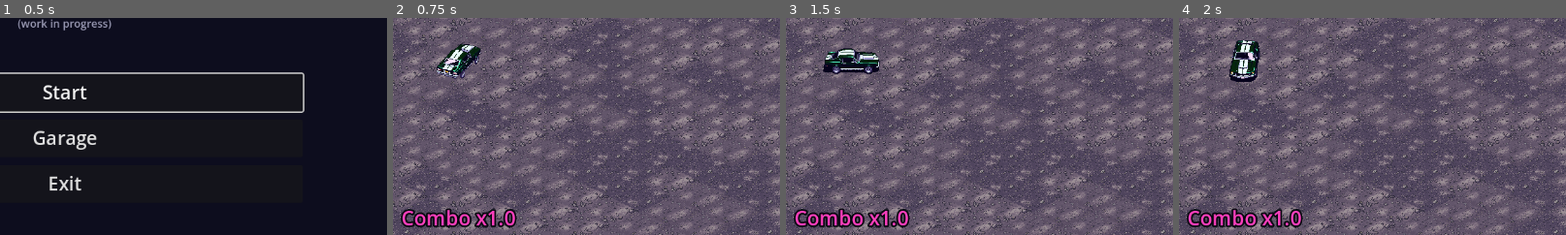
Above: before the commit, frames 1-4 (left to right).
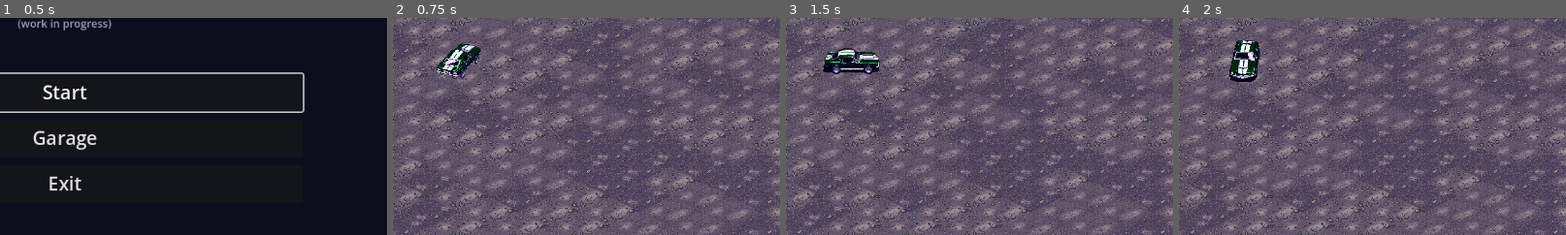
Above: after the commit, the same moments.

Repository: akyrat/solid-carbide-game
Game: Godot game, scene res://scenes/game/game.tscn
Two runs of this game, one before a commit and one after it. Both use one fixed random seed, a clock stepped at 60 frames per second and the inputs below.
Inputs (mouse positions are % of the whole screen's width and height, from its top left):
- Up to frame 1 (0.5 s): no input
- Up to frame 2 (0.75 s): click "Start" at 0.5 s
- Up to frame 3 (1.5 s): tap Enter at 1.25 s; move the mouse to (72, 45) at 1.27 s; hold D (car_steer_right) from 1.28 s (still down); tap Tab (toggle_tuning_panel) at 1.35 s; click (72, 45) at 1.42 s
- Up to frame 4 (2 s): keep holding D (car_steer_right)
The pictures show only the part of the screen within x 42-91%, y 40-90%; the shares and areas given below are measured in that part.

Frame 1 is identical in both runs. In frame 2, 1.8% of the frame differs, in the area x 2-33%, y 87-97%; in frame 3, 1.8%; in frame 4, 1.8%.

Commit message:
T-116: hide the HUD combo counter at no combo
Co-Authored-By: Claude Opus 5.5 <noreply@anthropic.com>

Diff:
--- a/game/scripts/hud/hud.gd
+++ b/game/scripts/hud/hud.gd
@@ -3,7 +3,8 @@
 ## The run's HUD (tasks T-090, T-049 and T-113): the timer at the top centre,
 ## the car's health bar upright at the top left under "Car Health", the coins
 ## at the top right, and the likes bar lying across the bottom centre with the
-## likes row (heart, "Likes", "Hype Lv") and the combo counter above it. The HUD only shows values: the run
+## likes row (heart, "Likes", "Hype Lv") and the combo counter above it
+## (hidden at no combo, T-116). The HUD only shows values: the run
 ## state owns them (`time_left_changed`, `health_changed`, `xp_changed`,
 ## `coins_changed`). The texts are from T-048.
 
@@ -49,7 +50,8 @@
 var coins_label: Label
 var coins_value_label: Label
 var heart: Control
-## The combo counter (T-083), centred above the likes row.
+## The combo counter (T-083), centred above the likes row. Hidden at no
+## combo (T-116): see show_combo().
 var combo_label: Label
 ## The top-left area: "Car Health" and the health bar (T-113).
 var left_column: Control
@@ -58,10 +60,13 @@
 ## The heart and "Likes", at the left end of the row above the likes bar.
 var likes_row: HBoxContainer
 var _state: RunState
+## The combo's numbers (combo.json): its start value is "no combo" (T-116).
+var _combo_data: ComboData
 
 
 func _ready() -> void:
 	layer = 10
+	_combo_data = ComboData.new()
 	_build_timer()
 	_build_left()
 	_build_bottom()
@@ -136,6 +141,8 @@
 	combo_label.add_theme_font_size_override("font_size", COMBO_FONT_SIZE)
 	combo_label.add_theme_color_override("font_color", COMBO_COLOR)
 	combo_label.add_theme_constant_override("outline_size", 10)
+	# A run starts with no combo: hidden until a trick raises it (T-116).
+	combo_label.visible = false
 	bottom_area.add_child(combo_label)
 	_layout_bottom()
 	for c: Control in [bottom_area, likes_row, level_label, combo_label]:
@@ -275,3 +282,13 @@
 
 func _on_combo_changed(multiplier: float) -> void:
 	combo_label.text = combo_text(multiplier)
+	combo_label.visible = show_combo(multiplier)
+
+
+## Whether the combo counter shows at this multiplier (T-116): only above "no
+## combo", combo.json's start_multiplier. Compared at the two decimals the
+## counter shows, so a combo that would read "x1.0" stays hidden. Hiding it
+## moves nothing else: every HUD element has its own fixed place.
+func show_combo(multiplier: float) -> bool:
+	var no_combo := _combo_data.start_multiplier() if _combo_data != null else 1.0
+	return snappedf(multiplier, 0.01) > snappedf(no_combo, 0.01)
--- /dev/null
+++ b/game/tests/fixtures/hud_no_combo_from_menu_demo.gd
@@ -0,0 +1,16 @@
+extends Node
+## Screenshot fixture for the HUD with no combo (task T-116): a run started
+## from the main menu with some damage, likes and coins but no trick, so the
+## combo is at "no combo" and its counter is hidden.
+
+
+func _ready() -> void:
+	var game: Node = preload("res://scenes/game/game.tscn").instantiate()
+	add_child(game)
+	game.menu.start_button.pressed.emit()
+	await get_tree().process_frame
+	await get_tree().process_frame
+	var state: RunState = game.run.state
+	state.damage_car(state.max_health * 0.3)
+	state.add_xp(state.xp_needed() * 1.4)
+	state.add_coins(37)
--- /dev/null
+++ b/game/tests/fixtures/hud_no_combo_from_menu_demo.tscn
@@ -0,0 +1,6 @@
+[gd_scene load_steps=2 format=3]
+
+[ext_resource type="Script" path="res://tests/fixtures/hud_no_combo_from_menu_demo.gd" id="1_demo"]
+
+[node name="HudNoComboFromMenuDemo" type="Node"]
+script = ExtResource("1_demo")
--- /dev/null
+++ b/game/tests/unit/hud/test_hud_combo_hidden.gd
@@ -0,0 +1,144 @@
+extends GutTest
+## Task T-116: the combo counter is hidden at "no combo" (combo.json's
+## start_multiplier), shows as soon as a trick raises the multiplier, hides
+## again once the combo has drained back, and hiding it moves nothing else.
+
+const RUN := preload("res://scenes/run/run.tscn")
+const GAME := preload("res://scenes/game/game.tscn")
+
+
+func _no_combo() -> float:
+	return ComboData.new().start_multiplier()
+
+
+## A run in a window-sized viewport (headless, the root viewport is 64x64).
+func _run() -> Node2D:
+	var sv := SubViewport.new()
+	sv.size = Vector2i(1152, 648)
+	add_child_autofree(sv)
+	var r: Node2D = RUN.instantiate()
+	sv.add_child(r)
+	return r
+
+
+## Every other HUD element's place on screen, by name.
+func _others(hud: Hud) -> Dictionary:
+	return {
+		"health bar": hud.health_bar.get_global_rect(),
+		"Car Health": hud.health_label.get_global_rect(),
+		"likes bar": hud.likes_bar.get_global_rect(),
+		"likes row": hud.likes_row.get_global_rect(),
+		"heart": hud.heart.get_global_rect(),
+		"Likes": hud.likes_label.get_global_rect(),
+		"Hype Lv": hud.level_label.get_global_rect(),
+		"timer": hud.timer_label.get_global_rect(),
+		"coins": hud.coins_label.get_parent().get_global_rect(),
+	}
+
+
+func test_no_combo_value_comes_from_the_combo_data() -> void:
+	var r := _run()
+	var hud: Hud = r.hud
+	var s := _no_combo()
+	assert_false(hud.show_combo(s), "hidden at combo.json's start value")
+	assert_true(hud.show_combo(s + 0.05), "shown just above it")
+	assert_true(hud.show_combo(s + 5.0), "shown at the cap")
+
+
+func test_hidden_at_the_start_of_a_run() -> void:
+	var r := _run()
+	await get_tree().process_frame
+	assert_eq(r.state.combo, _no_combo())
+	assert_false(r.hud.combo_label.visible, "hidden with no combo")
+
+
+func test_shown_after_a_trick_with_the_right_text() -> void:
+	var r := _run()
+	var hud: Hud = r.hud
+	r.state.add_trick("alternate_drift")
+	assert_true(hud.combo_label.visible, "shown after a trick")
+	assert_true(hud.combo_label.is_visible_in_tree())
+	assert_eq(hud.combo_label.text, "Combo x1.5")
+	r.state.add_trick("extended_drift")
+	assert_true(hud.combo_label.visible)
+	assert_eq(hud.combo_label.text, "Combo x1.55")
+
+
+func test_even_the_smallest_trick_shows_it() -> void:
+	var r := _run()
+	r.state.add_trick("extended_drift")
+	assert_true(r.hud.combo_label.visible)
+	assert_eq(r.hud.combo_label.text, "Combo x1.05")
+
+
+func test_hidden_again_once_drained_back() -> void:
+	var r := _run()
+	var hud: Hud = r.hud
+	r.state.add_trick("alternate_drift")
+	assert_true(hud.combo_label.visible)
+	r.state.advance(2.5)  # the 2 second wait, then 0.25 drained
+	assert_true(hud.combo_label.visible, "still shown while draining")
+	assert_eq(hud.combo_label.text, "Combo x1.25")
+	r.state.advance(1.0)  # drains to the start value
+	assert_eq(r.state.combo, _no_combo())
+	assert_false(hud.combo_label.visible, "hidden once drained back")
+	r.state.add_trick("three_sixty")
+	assert_true(hud.combo_label.visible, "shown again by the next trick")
+	assert_eq(hud.combo_label.text, "Combo x1.25")
+
+
+func test_a_collision_keeps_it_shown_while_above_no_combo() -> void:
+	var r := _run()
+	r.state.add_trick("alternate_drift")
+	r.state.add_trick("alternate_drift")
+	r.state.collision()  # 2.0 -> 1.2
+	assert_gt(r.state.combo, _no_combo())
+	assert_true(r.hud.combo_label.visible)
+	assert_eq(r.hud.combo_label.text, Hud.combo_text(r.state.combo))
+
+
+func test_hidden_again_in_a_new_run() -> void:
+	var r := _run()
+	r.state.add_trick("alternate_drift")
+	assert_true(r.hud.combo_label.visible)
+	r.state.start_run()
+	assert_false(r.hud.combo_label.visible, "a new run starts with no combo")
+
+
+func test_hiding_moves_nothing_else() -> void:
+	var r := _run()
+	var hud: Hud = r.hud
+	await get_tree().process_frame
+	assert_false(hud.combo_label.visible)
+	var hidden := _others(hud)
+	var combo_hidden := hud.combo_label.get_global_rect()
+	r.state.add_trick("alternate_drift")
+	await get_tree().process_frame
+	assert_true(hud.combo_label.visible)
+	var shown := _others(hud)
+	for n: String in hidden:
+		assert_eq(shown[n], hidden[n], "%s stays put when the counter shows" % n)
+	assert_almost_eq(hud.combo_label.get_global_rect().get_center().x,
+		combo_hidden.get_center().x, 1.0, "the counter shows where it was")
+	r.state.advance(10.0)
+	await get_tree().process_frame
+	assert_false(hud.combo_label.visible)
+	var again := _others(hud)
+	for n: String in hidden:
+		assert_eq(again[n], hidden[n], "%s stays put when the counter hides" % n)
+
+
+func test_in_a_run_started_from_the_main_menu() -> void:
+	var sv := SubViewport.new()
+	sv.size = Vector2i(1152, 648)
+	add_child_autofree(sv)
+	var game: Node = GAME.instantiate()
+	game.quit_game = func(): pass
+	sv.add_child(game)
+	game.menu.start_button.pressed.emit()
+	await wait_process_frames(2)
+	var hud: Hud = game.run.hud
+	assert_false(hud.combo_label.is_visible_in_tree(), "hidden with no combo")
+	assert_true(hud.likes_bar.is_visible_in_tree(), "the likes bar still shows")
+	game.run.state.add_trick("three_sixty")
+	assert_true(hud.combo_label.is_visible_in_tree(), "shown with a combo")
Not shown, added: game/tests/fixtures/hud_no_combo_from_menu_demo.gd.uid
Not shown, added: game/tests/unit/hud/test_hud_combo_hidden.gd.uid
Not shown, changed: docs/hud-and-menus.md
Not shown, changed: game/README.md
Not shown, added: tasks/T-116-hide-combo-at-no-combo.md
